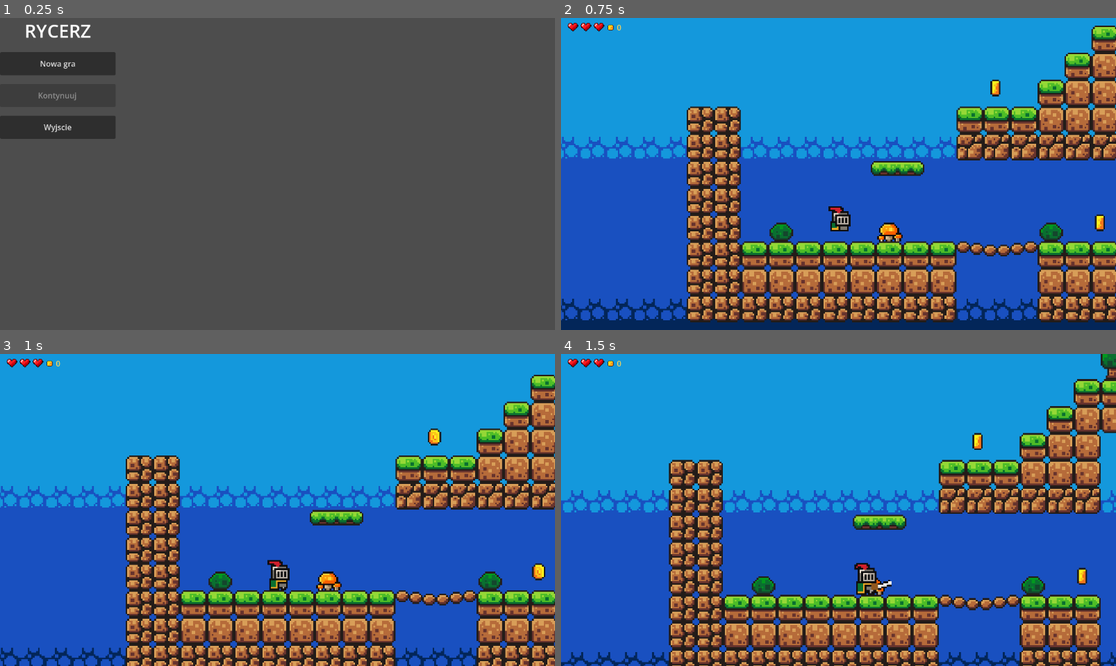
Above: before the commit, frames 1-4 (two rows, left to right).
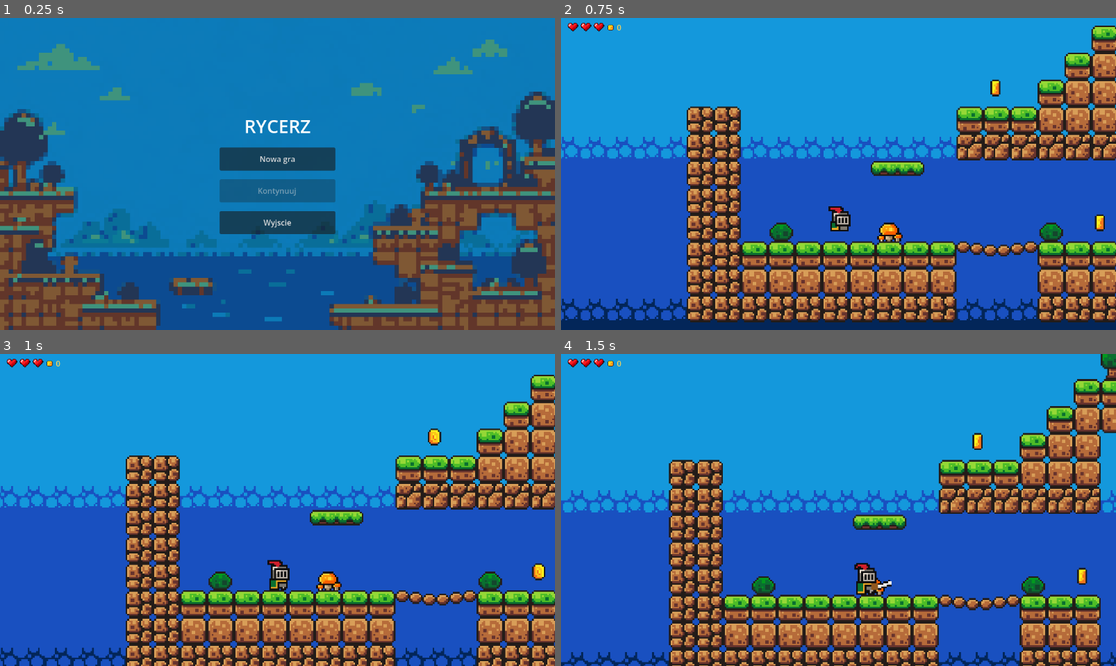
Above: after the commit, the same moments.

Repository: serafin1367/gots-rycerz
Game: Godot game, scene res://scenes/main_menu.tscn
Two runs of this game, one before a commit and one after it. Both use one fixed random seed, a clock stepped at 60 frames per second and the inputs below.
Inputs:
- Up to frame 1 (0.25 s): no input
- Up to frame 2 (0.75 s): click "Nowa gra" at 0.5 s
- Up to frame 3 (1 s): no input
- Up to frame 4 (1.5 s): hold Right (move_right) from 1.28 s (still down); tap J (attack) at 1.35 s

The runs differ from the first frame. In frame 1, 100% of the frame differs, in the area x 0-100%, y 0-100%; in frame 2, nothing differs; in frame 3, nothing differs; in frame 4, nothing differs.

Commit message:
fix: define full-screen menu background directly in Godot scene

Diff:
--- a/scenes/main_menu.tscn
+++ b/scenes/main_menu.tscn
@@ -1,4 +1,49 @@
-[gd_scene load_steps=2 format=3]
+[gd_scene load_steps=3 format=3]
+
 [ext_resource type="Script" path="res://scripts/main_menu.gd" id="1"]
+[ext_resource type="Texture2D" path="res://assets/ui/menu_background.png" id="2"]
+
 [node name="MainMenu" type="Control"]
+layout_mode = 3
+anchors_preset = 15
+anchor_right = 1.0
+anchor_bottom = 1.0
+grow_horizontal = 2
+grow_vertical = 2
 script = ExtResource("1")
+
+[node name="MenuBackground" type="TextureRect" parent="."]
+layout_mode = 1
+anchors_preset = 15
+anchor_right = 1.0
+anchor_bottom = 1.0
+grow_horizontal = 2
+grow_vertical = 2
+mouse_filter = 2
+texture_filter = 1
+texture = ExtResource("2")
+expand_mode = 1
+stretch_mode = 6
+
+[node name="MenuShade" type="ColorRect" parent="."]
+layout_mode = 1
+anchors_preset = 15
+anchor_right = 1.0
+anchor_bottom = 1.0
+grow_horizontal = 2
+grow_vertical = 2
+mouse_filter = 2
+color = Color(0.02, 0.08, 0.15, 0.24)
+
+[node name="Center" type="CenterContainer" parent="."]
+layout_mode = 1
+anchors_preset = 15
+anchor_right = 1.0
+anchor_bottom = 1.0
+grow_horizontal = 2
+grow_vertical = 2
+mouse_filter = 2
+
+[node name="Buttons" type="VBoxContainer" parent="Center"]
+layout_mode = 2
+theme_override_constants/separation = 18
--- a/scripts/main_menu.gd
+++ b/scripts/main_menu.gd
@@ -1,44 +1,20 @@
 extends Control
 
-const MENU_BACKGROUND = preload("res://assets/ui/menu_background.png")
+@onready var box: VBoxContainer = $Center/Buttons
 
 func _ready() -> void:
-	var bg := TextureRect.new()
-	bg.name = "MenuBackground"
-	bg.texture = MENU_BACKGROUND
-	bg.texture_filter = CanvasItem.TEXTURE_FILTER_NEAREST
-	bg.expand_mode = TextureRect.EXPAND_IGNORE_SIZE
-	bg.stretch_mode = TextureRect.STRETCH_SCALE
-	bg.mouse_filter = Control.MOUSE_FILTER_IGNORE
-	bg.set_anchors_and_offsets_preset(Control.PRESET_FULL_RECT)
-	add_child(bg)
-	var shade := ColorRect.new()
-	shade.name = "MenuShade"
-	shade.color = Color(0.02, 0.08, 0.15, 0.38)
-	shade.mouse_filter = Control.MOUSE_FILTER_IGNORE
-	shade.set_anchors_and_offsets_preset(Control.PRESET_FULL_RECT)
-	add_child(shade)
-	var center := CenterContainer.new()
-	center.set_anchors_and_offsets_preset(Control.PRESET_FULL_RECT)
-	add_child(center)
-	var box := VBoxContainer.new()
-	box.add_theme_constant_override("separation", 18)
-	center.add_child(box)
-	var panel := StyleBoxFlat.new()
-	panel.bg_color = Color(0.02, 0.07, 0.12, 0.68)
-	panel.set_corner_radius_all(12)
-	box.add_theme_stylebox_override("panel", panel)
 	var heading := Label.new()
 	heading.text = "RYCERZ"
 	heading.horizontal_alignment = HORIZONTAL_ALIGNMENT_CENTER
 	heading.add_theme_font_size_override("font_size", 38)
+	heading.add_theme_color_override("font_color", Color.WHITE)
 	box.add_child(heading)
-	_button(box, "Nowa gra", Callable(GameFlow, "start_game"))
-	var continue_button := _button(box, "Kontynuuj", Callable(GameFlow, "continue_game"))
+	_button("Nowa gra", Callable(GameFlow, "start_game"))
+	var continue_button := _button("Kontynuuj", Callable(GameFlow, "continue_game"))
 	continue_button.disabled = not GameFlow.has_save()
-	_button(box, "Wyjscie", Callable(get_tree(), "quit"))
+	_button("Wyjscie", Callable(get_tree(), "quit"))
 
-func _button(box: VBoxContainer, caption: String, callback: Callable) -> Button:
+func _button(caption: String, callback: Callable) -> Button:
 	var button := Button.new()
 	button.text = caption
 	button.custom_minimum_size = Vector2(240, 48)
--- a/tests/game_flow_test.gd
+++ b/tests/game_flow_test.gd
@@ -16,7 +16,7 @@
 	root.add_child(menu)
 	await process_frame
 	var background := menu.get_node_or_null("MenuBackground") as TextureRect
-	if background == null or background.texture == null:
+	if background == null or background.texture == null or background.anchor_right != 1.0 or background.anchor_bottom != 1.0:
 		push_error("Main menu background texture is missing")
 		quit(1)
 		return
